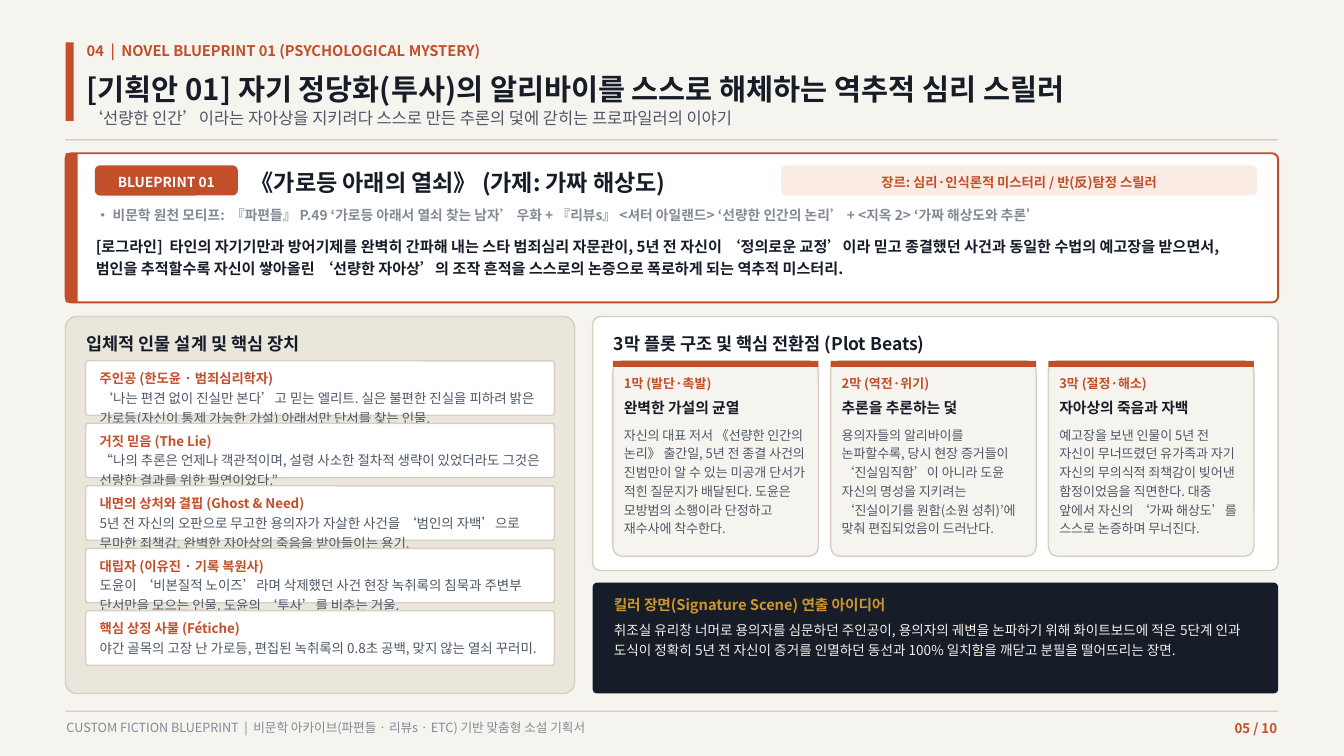
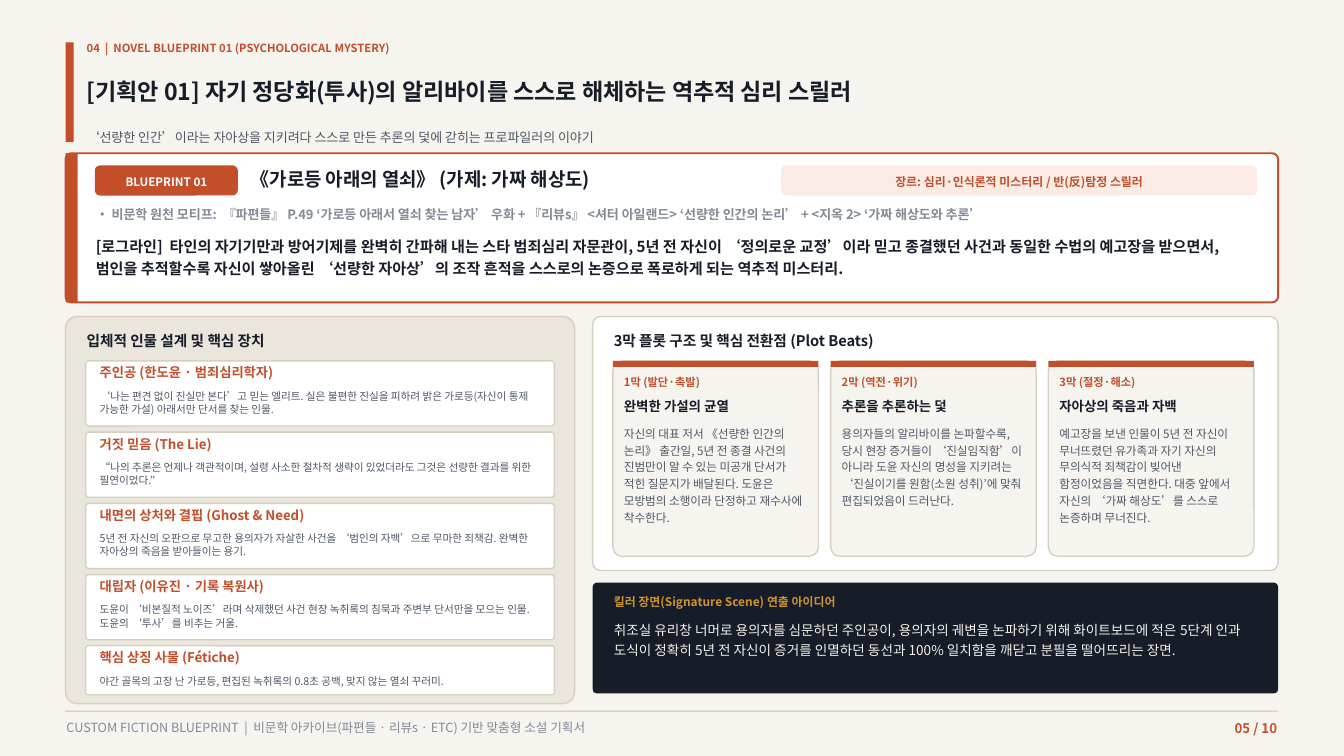
Before and after one commit to lietzsche/dev-lab, a slide deck: slide 5 of 맞춤형_소설기획_제안서.pptx. Drawn at 1344x756 pixels with LibreOffice and Linux fonts; fonts in the diff are those of the drawing. Boxes give left, top, right and bottom in pixels: in the first picture for what was removed or moved away, otherwise in the second. Text is boxed around its words. In the diff, an @@ line names an element or a change of style, - is before the commit and + after.

Commit message:
build_custom_novel_ppt.py를 ppt_module 기반으로 재작성, 제안서 재생성
build_novel_ppt.py와 동일한 수정(ppt_module 위임, 헤더/표지 제목 실측
순차 배치)에 더해, 인물 설계 표와 비문학 출처 카드처럼 설명 문단이
칸 높이보다 길어 겹치던 5개 슬라이드를 컨테이너에 맞는 가장 큰 글자
크기를 직접 탐색하는 방식으로 다시 짰다. 맞춤형_소설기획_제안서.pptx를
재생성.

```diff
--- a/맞춤형_소설기획_제안서.pptx
+++ b/맞춤형_소설기획_제안서.pptx
@@ rectangle: place and size @@
-rectangle at [66,42,74,121]
+rectangle at [66,42,74,142]
@@ text "04 | NOVEL BLUEPRINT 01 ..." at [87,43,390,54]: size 10.5 to 8 pt @@
@@ text "[기획안 01] 자기 정당화(투사)의 알리바이를 ..." at [87,80,852,105]: size 21 to 16.5 pt @@
@@ text "‘선량한 인간’이라는 자아상을 지키려다 스스로 ...": place and size @@
-text "‘선량한 인간’이라는 자아상을 지키려다 스스로 ..." at [87,110,732,126]
+text "‘선량한 인간’이라는 자아상을 지키려다 스스로 ..." at [87,131,594,143]
@@ text "‘선량한 인간’이라는 자아상을 지키려다 스스로 ..." at [87,131,594,143]: size 11.8 to 9.3 pt @@
@@ rectangle: place and size @@
-rectangle at [66,139,1278,140]
+rectangle at [66,159,1278,160]
@@ text "BLUEPRINT 01" at [126,177,208,186]: size 9.8 to 8.3 pt @@
@@ text "《가로등 아래의 열쇠》 (가제: 가짜 ..." at [251,170,590,190]: size 16.5 to 13.5 pt @@
@@ text "장르: 심리·인식론적 미스터리 / 반(反)탐정 ..." at [895,176,1143,188]: size 9.5 to 8.5 pt @@
@@ text "• 비문학 원천 모티프: 『파편들』 ..." at [112,208,983,220]: size 9.8 to 9.3 pt @@
@@ rounded rectangle: place and size @@
-rounded rectangle at [66,317,575,694]
+rounded rectangle at [66,317,575,704]
@@ text "입체적 인물 설계 및 핵심 ..." at [87,333,265,348]: size 12.5 to 10.5 pt @@
@@ text "3막 플롯 구조 및 핵심 ..." at [614,331,873,350]: size 12.5 to 10.5 pt @@
@@ rounded rectangle: place and size @@
-rounded rectangle at [86,361,555,415]
+rounded rectangle at [86,361,555,426]
@@ size 9.2 to 8 pt in 3 elements at [624,376,700,388], [842,376,918,388], [1059,376,1136,388] @@
@@ size 10.6 to 9.6 pt in 3 elements at [624,399,729,413], [842,399,946,413], [1059,399,1177,413] @@
@@ rounded rectangle: place and size @@
-rounded rectangle at [86,423,555,478]
+rounded rectangle at [86,433,555,498]
@@ size 9.3 to 8.3 pt in 3 elements at [624,428,803,523], [842,428,1022,506], [1059,428,1230,523] @@
@@ text "“나의 추론은 언제나 객관적이며, 설령 ...": place and size @@
-text "“나의 추론은 언제나 객관적이며, 설령 ..." at [100,454,540,485]
+text "“나의 추론은 언제나 객관적이며, 설령 ..." at [100,462,532,485]
@@ rounded rectangle: place and size @@
-rounded rectangle at [86,486,555,540]
+rounded rectangle at [86,503,555,569]
@@ text "내면의 상처와 결핍 (Ghost & ...": place and size @@
-text "내면의 상처와 결핍 (Ghost & ..." at [100,497,304,511]
+text "내면의 상처와 결핍 (Ghost & ..." at [100,509,304,523]
@@ text "5년 전 자신의 오판으로 무고한 ...": place and size @@
-text "5년 전 자신의 오판으로 무고한 ..." at [100,517,520,548]
+text "5년 전 자신의 오판으로 무고한 ..." at [100,533,528,556]
@@ rounded rectangle: place and size @@
-rounded rectangle at [86,548,555,603]
+rounded rectangle at [86,575,555,640]
@@ text "대립자 (이유진 · 기록 복원사)": place and size @@
-text "대립자 (이유진 · 기록 복원사)" at [100,560,264,574]
+text "대립자 (이유진 · 기록 복원사)" at [100,580,264,594]
@@ text "킬러 장면(Signature Scene) 연출 아이디어" at [614,596,836,609]: size 10.5 to 8.5 pt @@
@@ text "도윤이 ‘비본질적 노이즈’라며 삭제했던 사건 ...": place and size @@
-text "도윤이 ‘비본질적 노이즈’라며 삭제했던 사건 ..." at [100,579,522,610]
+text "도윤이 ‘비본질적 노이즈’라며 삭제했던 사건 ..." at [100,604,529,628]
@@ rounded rectangle: place and size @@
-rounded rectangle at [86,611,555,665]
+rounded rectangle at [86,646,555,696]
@@ line spacing 1.25 to 1 in 5 elements at [100,365,273,380], [100,438,211,452], [100,509,304,523], [100,580,264,594], [100,650,240,665] @@
@@ text "핵심 상징 사물 (Fétiche)": place and size @@
-text "핵심 상징 사물 (Fétiche)" at [100,621,240,636]
+text "핵심 상징 사물 (Fétiche)" at [100,650,240,665]
@@ size 9.6 to 7.6 pt; line spacing 1.25 to 1.05 in 5 elements at [100,391,529,415], [100,462,532,485], [100,533,528,556], [100,604,529,628], [100,676,444,687] @@
@@ text "야간 골목의 고장 난 가로등, ...": place and size @@
-text "야간 골목의 고장 난 가로등, ..." at [100,642,537,655]
+text "야간 골목의 고장 난 가로등, ..." at [100,676,444,687]
```
Also in this commit, not shown: 9 other slides changed, 1 other file.
